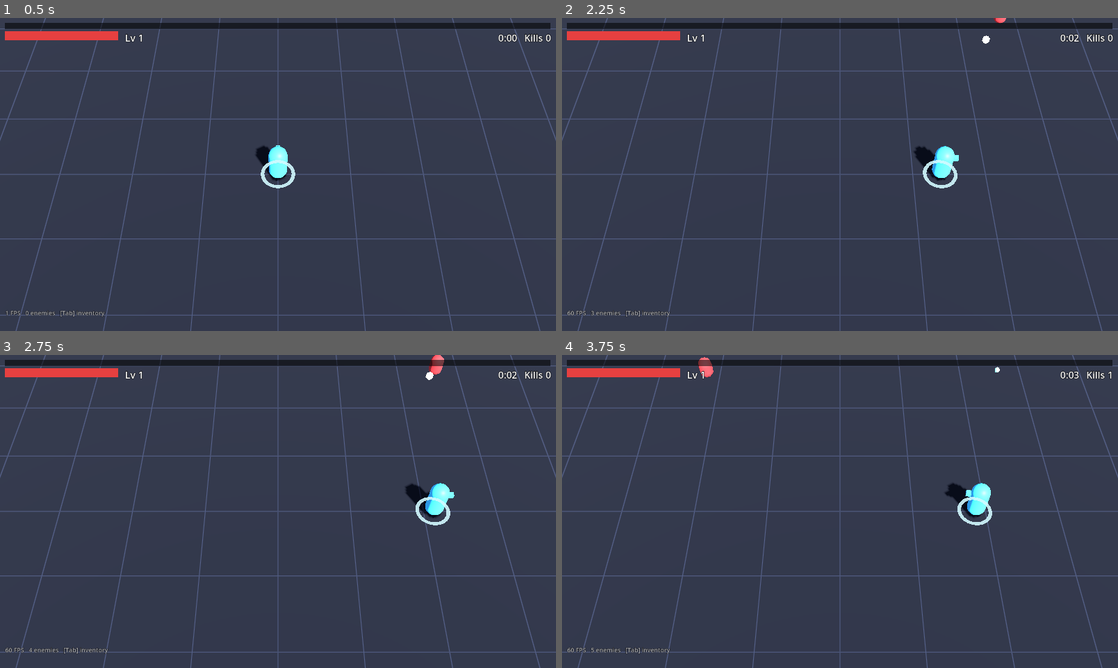
Above: before the commit, frames 1-4 (two rows, left to right).
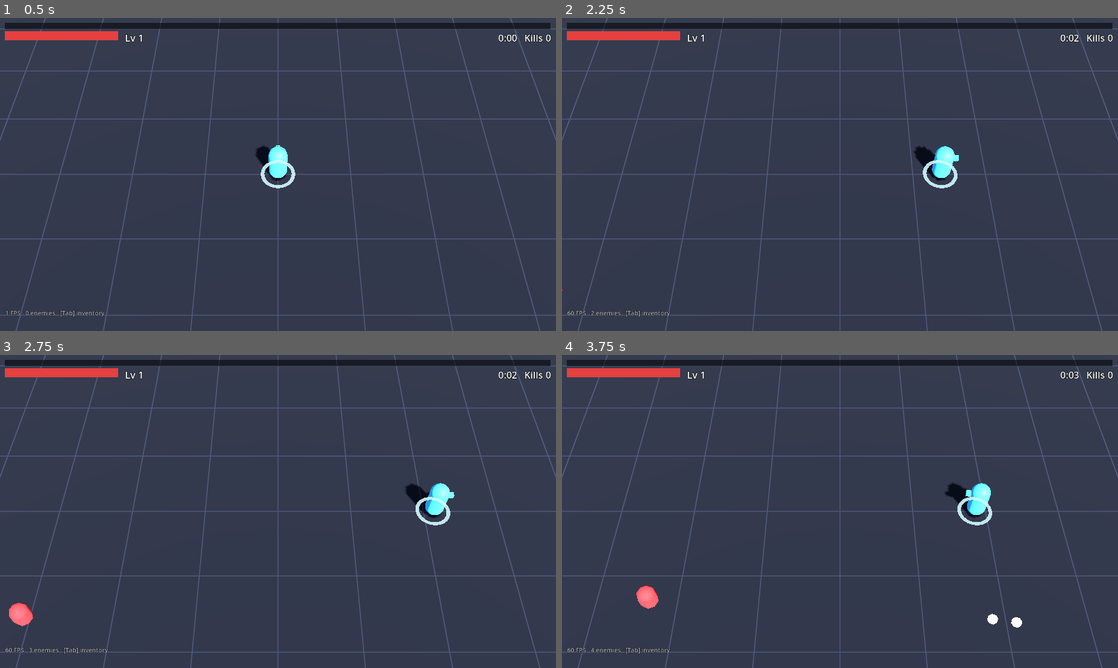
Above: after the commit, the same moments.

Repository: MarkJRogers92/ARPG
Game: Godot game, scene res://scenes/main.tscn
Two runs of this game, one before a commit and one after it. Both use one fixed random seed, a clock stepped at 60 frames per second and the inputs below.
Inputs (mouse positions are in pixels of both pictures, inside the frame that each line leads up to):
- Up to frame 1 (0.5 s): no input
- Up to frame 2 (2.25 s): tap Enter at 0.5 s; move the mouse to (962, 158) at 0.52 s; hold D (move_right) 0.53-1.25 s; tap 1 at 0.6, 2.1 s; click (962, 158) at 0.67 s; drag from (728, 190) to (812, 237) at 1.27 s; tap Space at 2 s; move the mouse to (895, 105) at 2.02 s; hold D (move_right) from 2.03 s (still down)
- Up to frame 3 (2.75 s): keep holding D (move_right)
- Up to frame 4 (3.75 s): release D (move_right) at 2.75 s; drag from (812, 574) to (673, 464) at 2.77 s; move the mouse to (1006, 558) at 3.52 s; hold A (move_left) from 3.53 s (still down); tap 1 at 3.6 s

Frame 1 is identical in both runs. In frame 2, less than 0.1% of the frame differs, in the area x 0-80%, y 0-96%; in frame 3, 0.4%; in frame 4, 0.5%, in the area x 5-100%, y 0-96%.

Commit message:
Add balance bot and retune the survivors curve
tools/balance_bot.gd plays whole runs headless with a kiting bot, a build
policy and gear management, and tools/balance.sh runs many seeds in
parallel with per-minute summaries. Overrides (node.property=value, or
base.<stat>=value) are validated and fail loudly.

Retuned from what the bot showed: a stronger opening (2 starting bolts,
1.5 HP/s regen, faster early XP) removes early attrition deaths; the
director gets an accelerating spawn rate and a squared HP term so late
enemies keep up with a maxed build; brutes take a larger share later; item
level now follows player level at half rate; XP curve moves onto Player
exports.

Co-Authored-By: Claude <noreply@anthropic.com>
Claude-Session: https://claude.ai/code/session_01A9szgScGYmL6Tz5tVYtqyC

Diff:
--- a/scenes/main.tscn
+++ b/scenes/main.tscn
@@ -63,12 +63,12 @@
 script = ExtResource("4_swarm")
 max_hp = 120.0
 move_speed = 2.2
-contact_dps = 14.0
+contact_dps = 10.0
 radius = 0.8
 xp_value = 6
 spawn_start_time = 45.0
-spawn_ramp_seconds = 300.0
-spawn_share = 0.14
+spawn_ramp_seconds = 480.0
+spawn_share = 0.45
 loot_chance = 0.1
 loot_quality = 0.5
 body_height = 2.4
--- a/scripts/items/item_data.gd
+++ b/scripts/items/item_data.gd
@@ -23,6 +23,9 @@
 ## at PERCENT_GROWTH of it so they don't snowball. A stat can override this with
 ## its own "growth" multiplier in STAT_INFO (magic find uses 0: it never scales).
 const ILVL_GROWTH := 0.06
+## Player levels per item level for dropped gear. Item level is what makes loot
+## scale, so this is the main lever on how fast gear power grows during a run.
+const PLAYER_LEVELS_PER_ILVL := 2.0
 const PERCENT_GROWTH := 0.35
 
 ## weight:   base chance of this rarity before magic find
@@ -172,6 +175,11 @@
 	return _affix_index[id]
 
 
+## Item level of loot dropped when the hero is at `player_level`.
+static func ilvl_for_player_level(player_level: int) -> int:
+	return 1 + floori(maxi(player_level - 1, 0) / PLAYER_LEVELS_PER_ILVL)
+
+
 ## Multiplier for a modifier's rolled value at an item level.
 static func ilvl_scale(ilvl: int, stat := "", op: int = _ADD) -> float:
 	var growth := ILVL_GROWTH
--- a/scripts/main.gd
+++ b/scripts/main.gd
@@ -102,7 +102,7 @@
 	if overflow > 0:
 		_player.add_xp(overflow)
 	_loot.roll_kill_drop(at, swarm.loot_chance, swarm.loot_quality,
-			_player.stats.level, _player.stats.magic_find)
+			ItemData.ilvl_for_player_level(_player.stats.level), _player.stats.magic_find)
 
 
 func _on_item_picked(item: Item, result: String) -> void:
--- a/scripts/player.gd
+++ b/scripts/player.gd
@@ -8,6 +8,13 @@
 
 ## Radius used for enemy contact damage.
 const RADIUS := 0.5
+
+@export_group("Leveling")
+## XP needed to go from level L to L+1:
+##   xp_base + xp_per_level * L + xp_per_level_squared * L^2
+@export var xp_base := 6.0
+@export var xp_per_level := 5.0
+@export var xp_per_level_squared := 0.45
 
 var stats := PlayerStats.new()
 var inventory: Inventory
@@ -38,7 +45,11 @@
 
 func _ready() -> void:
 	motion_mode = CharacterBody3D.MOTION_MODE_FLOATING
-	stats.xp_to_next = stats.xp_for_level(stats.level)
+	stats.xp_to_next = xp_for_level(stats.level)
+
+
+func xp_for_level(level: int) -> int:
+	return int(xp_base + xp_per_level * level + xp_per_level_squared * level * level)
 
 
 func setup(swarms: Array[EnemySwarm], projectiles: ProjectileSwarm) -> void:
@@ -84,7 +95,7 @@
 	while stats.xp >= stats.xp_to_next:
 		stats.xp -= stats.xp_to_next
 		stats.level += 1
-		stats.xp_to_next = stats.xp_for_level(stats.level)
+		stats.xp_to_next = xp_for_level(stats.level)
 		pending_levels += 1
 		gained = true
 	if gained:
--- a/scripts/player_stats.gd
+++ b/scripts/player_stats.gd
@@ -15,10 +15,11 @@
 
 ## Base value of every stat a modifier can target. Adding a stat here makes it
 ## targetable by upgrades and affixes; read it back from `values` or add a
-## typed field for it below.
-const BASE := {
+## typed field for it below. The game treats this as constant; it's a static
+## var only so tools/balance_bot.gd can try other starting values.
+static var BASE := {
 	"max_hp": 100.0,
-	"regen": 0.0, # HP per second
+	"regen": 1.5, # HP per second
 	"armor": 0.0, # reduces damage taken by armor / (armor + 100)
 	"move_speed": 6.0,
 	"pickup_radius": 3.0,
@@ -29,7 +30,7 @@
 	"crit_mult": 1.5,
 	"bolt_damage": 10.0,
 	"bolt_rate": 2.0, # volleys per second
-	"bolt_count": 1.0,
+	"bolt_count": 2.0,
 	"bolt_pierce": 1.0,
 	"bolt_speed": 22.0,
 	"bolt_range": 16.0,
@@ -41,7 +42,7 @@
 
 # Effective values, refreshed by recalculate(). Read these; don't write them.
 var max_hp := 100.0
-var regen := 0.0
+var regen := 1.5
 var armor := 0.0
 var move_speed := 6.0
 var pickup_radius := 3.0
@@ -52,7 +53,7 @@
 ## Weapon damage already includes the global `damage` multiplier.
 var bolt_damage := 10.0
 var bolt_cooldown := 0.5
-var bolt_count := 1
+var bolt_count := 2
 var bolt_pierce := 1
 var bolt_speed := 22.0
 var bolt_range := 16.0
@@ -79,10 +80,6 @@
 func _init() -> void:
 	recalculate()
 	hp = max_hp
-
-
-func xp_for_level(lvl: int) -> int:
-	return int(4.0 + lvl * 3.5 + pow(lvl, 1.5))
 
 
 func add_mod(source: String, stat: String, op: Op, value: float) -> void:
--- a/scripts/wave_director.gd
+++ b/scripts/wave_director.gd
@@ -6,12 +6,17 @@
 ## no changes here. Tune the exports to change the difficulty curve.
 
 ## Enemies per second at t=0.
-@export var base_rate := 1.5
+@export var base_rate := 1.2
 ## Extra enemies per second, gained every second.
-@export var rate_growth := 0.08
+@export var rate_growth := 0.04
+## Extra enemies per second, gained every second squared: the late-game ramp.
+@export var rate_acceleration := 0.0003
 @export var max_spawn_per_frame := 60
-## Enemy HP multiplier grows by 1.0 every this many seconds.
-@export var hp_growth_seconds := 120.0
+## Enemy HP multiplier grows by 1.0 every this many seconds...
+@export var hp_growth_seconds := 600.0
+## ...plus (time / this) squared, so late enemies keep outscaling a maxed build.
+## 0 turns the squared term off.
+@export var hp_squared_seconds := 330.0
 
 ## Game time in seconds, counted from the first tick.
 var elapsed := 0.0
@@ -49,11 +54,14 @@
 
 ## Enemies per second right now.
 func spawn_rate() -> float:
-	return base_rate + rate_growth * elapsed
+	return base_rate + rate_growth * elapsed + rate_acceleration * elapsed * elapsed
 
 
 func hp_multiplier() -> float:
-	return 1.0 + elapsed / hp_growth_seconds
+	var mult := 1.0 + elapsed / hp_growth_seconds
+	if hp_squared_seconds > 0.0:
+		mult += pow(elapsed / hp_squared_seconds, 2.0)
+	return mult
 
 
 func _pick(roll: float) -> EnemySwarm:
--- /dev/null
+++ b/tools/balance_bot.gd
@@ -0,0 +1,233 @@
+extends SceneTree
+## A bot that plays whole runs headless, for balancing. It kites away from
+## crowds, picks up gems, takes upgrades by a build policy and manages gear.
+## It's a consistent yardstick, not a stand-in for a human: use it to compare
+## settings against each other, not to predict how long a person survives.
+##
+##   godot --headless --path . --fixed-fps 60 -s tools/balance_bot.gd -- <seed> <policy> <minutes> [overrides...]
+##
+##   policy     greedy | tank | random
+##   overrides  node.property=value, applied after the scene loads, e.g.
+##                director.rate_growth=0.1  Grunts.max_hp=12  Brutes.loot_chance=0.2
+##              base.<stat>=value changes a starting stat (see PlayerStats.BASE),
+##              e.g. base.bolt_count=2
+##
+## Prints a "T ..." timeline line every minute and a final "RESULT ..." line.
+## tools/balance.sh runs many seeds in parallel and summarizes them.
+
+## Upgrade priority per policy (first offered one in the list wins).
+const PRIORITY := {
+	"greedy": ["bolt_count", "bolt_damage", "bolt_rate", "aura", "bolt_pierce", "regen", "max_hp", "magnet", "move_speed"],
+	"tank": ["max_hp", "regen", "move_speed", "bolt_damage", "bolt_rate", "aura", "bolt_count", "bolt_pierce", "magnet"],
+}
+const SENSE_RADIUS := 7.0
+const KEEP_ITEMS := 10
+
+var _seed := 1
+var _policy := "greedy"
+var _max_frames := 20 * 60 * 60
+var _overrides: Array[String] = []
+
+var _main: Node
+var _player: Player
+var _hud: Hud
+var _gems: GemSwarm
+var _swarms: Array = []
+var _frame := 0
+var _orbit := 1.0
+var _orbit_flip_at := 0
+var _peak_enemies := 0
+var _items_found := 0
+var _rarities := [0, 0, 0, 0]
+var _done := false
+var _actions := ["move_left", "move_right", "move_up", "move_down"]
+
+
+func _initialize() -> void:
+	var args := OS.get_cmdline_user_args()
+	if args.size() > 0:
+		_seed = int(args[0])
+	if args.size() > 1:
+		_policy = args[1]
+	if args.size() > 2:
+		_max_frames = int(float(args[2]) * 60.0 * 60.0)
+	for a in args.slice(3):
+		_overrides.append(a)
+	seed(_seed)
+	# Starting stats have to change before the player is created.
+	for o in _overrides:
+		if o.begins_with("base."):
+			_apply_base_override(o)
+	_main = load("res://scenes/main.tscn").instantiate()
+	root.add_child(_main)
+
+
+func _process(_delta: float) -> bool:
+	_frame += 1
+	if _frame == 2:
+		_setup()
+		if _done:
+			return true
+	if _done:
+		return true
+	if _frame < 2:
+		return false
+
+	_steer()
+	_pick_upgrade()
+	if _frame % 60 == 0:
+		_manage_gear()
+		_peak_enemies = maxi(_peak_enemies, _main._enemy_count())
+	if _frame % (60 * 60) == 0:
+		_report("T")
+
+	if _main._game_over or _frame >= _max_frames:
+		_report("RESULT")
+		_done = true
+	return _done
+
+
+func _setup() -> void:
+	_player = _main.get_node("Player")
+	_hud = _main.get_node("Hud")
+	_gems = _main.get_node("Gems")
+	_swarms = get_nodes_in_group(EnemySwarm.GROUP)
+	_main.get_node("Loot").item_picked.connect(func(item: Item, _r: String) -> void:
+		_items_found += 1
+		_rarities[item.rarity] += 1)
+	for o in _overrides:
+		if not o.begins_with("base."):
+			_apply_override(o)
+
+
+## "node.property=value": the node is matched by name (case-insensitive), and
+## "director" is short for WaveDirector. A bad override aborts the run rather
+## than quietly testing the wrong thing.
+func _apply_override(text: String) -> void:
+	var parts := text.split("=")
+	var target := parts[0].split(".")
+	if parts.size() != 2 or target.size() != 2:
+		_fail("OVERRIDE FAILED  '%s' is not node.property=value" % text)
+		return
+	var wanted: String = "wavedirector" if target[0].to_lower() == "director" else target[0].to_lower()
+	var node: Node = null
+	for child in _main.get_children():
+		if String(child.name).to_lower() == wanted:
+			node = child
+	if node == null:
+		_fail("OVERRIDE FAILED  no node named '%s' in the scene" % target[0])
+		return
+	if not (target[1] in node):
+		_fail("OVERRIDE FAILED  %s has no property '%s'" % [node.name, target[1]])
+		return
+	var before = node.get(target[1])
+	node.set(target[1], float(parts[1]))
+	print("OVERRIDE %s.%s  %s -> %s" % [node.name, target[1], before, node.get(target[1])])
+
+
+func _apply_base_override(text: String) -> void:
+	var parts := text.substr(5).split("=")
+	if parts.size() != 2 or not PlayerStats.BASE.has(parts[0]):
+		_fail("OVERRIDE FAILED  '%s' is not base.<stat>=value for a known stat" % text)
+		return
+	print("OVERRIDE base.%s  %s -> %s" % [parts[0], PlayerStats.BASE[parts[0]], parts[1]])
+	PlayerStats.BASE[parts[0]] = float(parts[1])
+
+
+func _fail(message: String) -> void:
+	print(message)
+	_done = true
+
+
+# --- movement --------------------------------------------------------------------
+
+func _steer() -> void:
+	var here := _player.pos2
+	var away := Vector2.ZERO
+	var crowd := 0
+	for swarm: EnemySwarm in _swarms:
+		var n := swarm.grid.query(here, SENSE_RADIUS)
+		var found := swarm.grid.results
+		for k in n:
+			var d := here - swarm.pos[found[k]]
+			var dist := maxf(d.length(), 0.4)
+			away += d / (dist * dist)
+			crowd += 1
+
+	var heading := Vector2.ZERO
+	if crowd > 0:
+		heading = away.normalized()
+		# Orbit rather than run in a straight line, so the bot doesn't get
+		# pushed ahead of the horde forever.
+		if _frame >= _orbit_flip_at:
+			_orbit = -_orbit
+			_orbit_flip_at = _frame + randi_range(120, 360)
+		heading = (heading + heading.rotated(PI * 0.5 * _orbit) * 0.7).normalized()
+	else:
+		heading = _toward_nearest_gem(here)
+	_apply(heading)
+
+
+func _toward_nearest_gem(here: Vector2) -> Vector2:
+	var best := 14.0 * 14.0
+	var target := Vector2.ZERO
+	for i in _gems.count:
+		var d2 := here.distance_squared_to(_gems._pos[i])
+		if d2 < best:
+			best = d2
+			target = _gems._pos[i]
+	if target == Vector2.ZERO:
+		return Vector2.ZERO
+	return (target - here).normalized()
+
+
+func _apply(heading: Vector2) -> void:
+	Input.action_press("move_left", maxf(-heading.x, 0.0))
+	Input.action_press("move_right", maxf(heading.x, 0.0))
+	Input.action_press("move_up", maxf(-heading.y, 0.0))
+	Input.action_press("move_down", maxf(heading.y, 0.0))
+
+
+# --- choices ---------------------------------------------------------------------
+
+func _pick_upgrade() -> void:
+	if not _hud._upgrade_root.visible:
+		return
+	var offered: Array[String] = _hud._upgrade_ids
+	var choice := 0
+	if _policy == "random":
+		choice = randi() % offered.size()
+	else:
+		var best := 999
+		for i in offered.size():
+			var rank: int = PRIORITY[_policy].find(offered[i])
+			if rank >= 0 and rank < best:
+				best = rank
+				choice = i
+	_hud._choose(choice)
+
+
+func _manage_gear() -> void:
+	var inv: Inventory = _player.inventory
+	inv.equip_upgrades()
+	while inv.backpack.size() > KEEP_ITEMS:
+		var worst: Item = inv.backpack[0]
+		for item in inv.backpack:
+			if item.score() < worst.score():
+				worst = item
+		inv.discard(worst)
+
+
+# --- output ----------------------------------------------------------------------
+
+func _report(tag: String) -> void:
+	var s := _player.stats
+	var minutes: float = _main.elapsed / 60.0
+	var worn := 0.0
+	for slot in _player.inventory.equipped:
+		worn += _player.inventory.equipped[slot].score()
+	var fields := "seed=%d policy=%s t=%.1f enemies=%d peak=%d level=%d hp=%.0f/%.0f kills=%d items=%d (N%d M%d R%d L%d) gear_score=%.2f dmg=%.1f bolts=%d died=%s" % [
+			_seed, _policy, _main.elapsed, _main._enemy_count(), _peak_enemies, s.level, s.hp, s.max_hp,
+			_main.kills, _items_found, _rarities[0], _rarities[1], _rarities[2], _rarities[3],
+			worn, s.bolt_damage, s.bolt_count, str(_main._game_over)]
+	print("%s %s" % [tag, fields])
--- a/tools/tests.gd
+++ b/tools/tests.gd
@@ -125,8 +125,9 @@
 	_check(s.aura_level == 2, "second aura level")
 	_near(s.aura_radius, 3.5 * 1.15, "later aura levels grow radius")
 
+	var bolts_before := s.bolt_count
 	Upgrades.apply("bolt_count", s)
-	_check(s.bolt_count == 2, "multishot adds a bolt")
+	_check(s.bolt_count == bolts_before + 1, "multishot adds a bolt")
 
 	var v := PlayerStats.new()
 	v.hp = 50.0
@@ -411,10 +412,18 @@
 	var d := WaveDirector.new()
 	d.base_rate = 2.0
 	d.rate_growth = 0.1
+	d.rate_acceleration = 0.0
 	d.hp_growth_seconds = 100.0
+	d.hp_squared_seconds = 0.0
 	d.elapsed = 50.0
 	_near(d.spawn_rate(), 7.0, "spawn rate grows with time")
 	_near(d.hp_multiplier(), 1.5, "enemy HP multiplier grows with time")
+	d.rate_acceleration = 0.001
+	d.hp_squared_seconds = 100.0
+	_near(d.spawn_rate(), 7.0 + 0.001 * 2500.0, "acceleration adds a squared term to the spawn rate")
+	_near(d.hp_multiplier(), 1.5 + 0.25, "squared HP term")
+	_check(ItemData.ilvl_for_player_level(1) == 1 and ItemData.ilvl_for_player_level(3) == 2
+			and ItemData.ilvl_for_player_level(41) == 21, "item level follows player level at half rate")
 
 	grunt.free()
 	brute.free()
Not shown, added: tools/balance_bot.gd.uid
Not shown, added: tools/balance.sh
